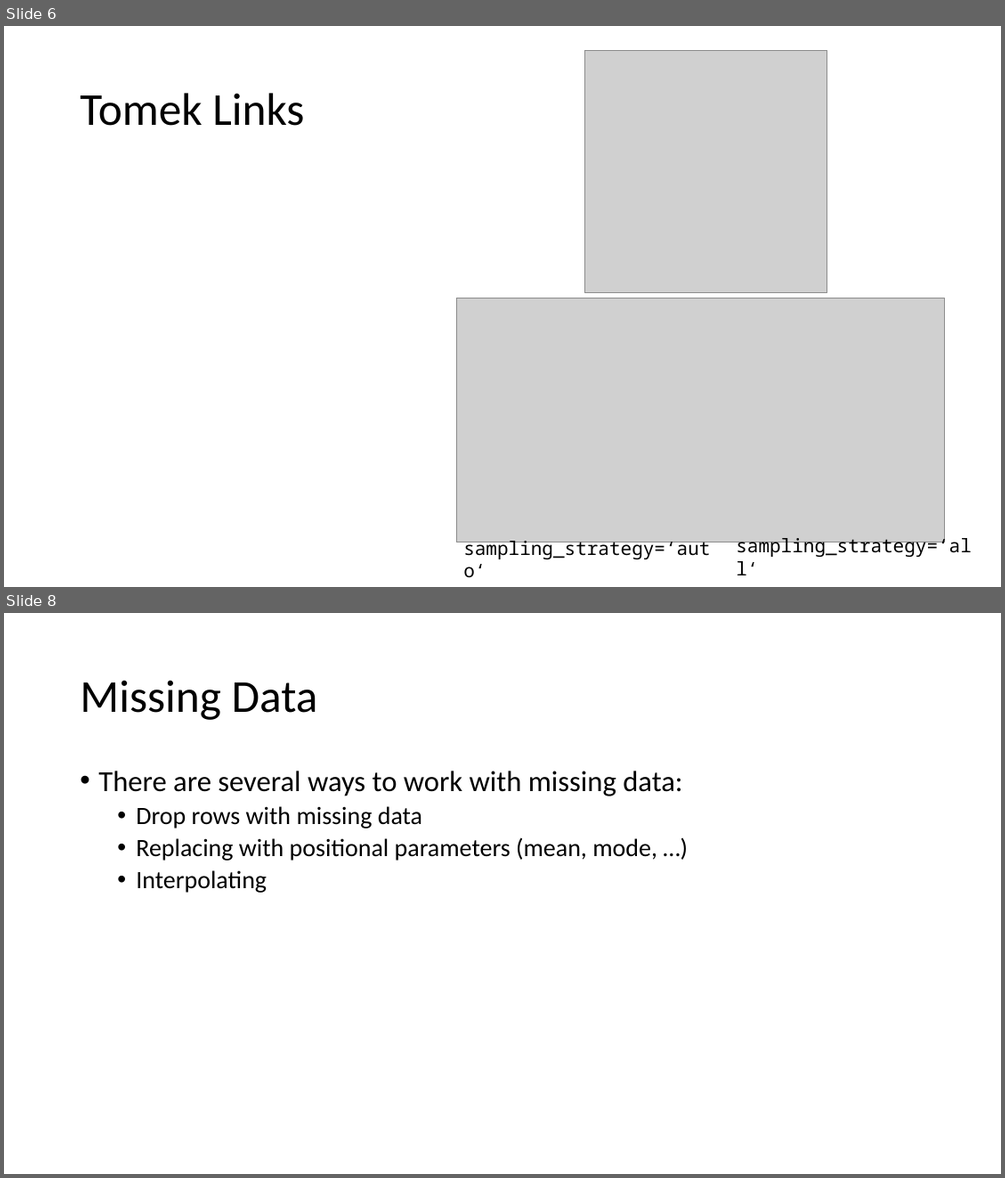
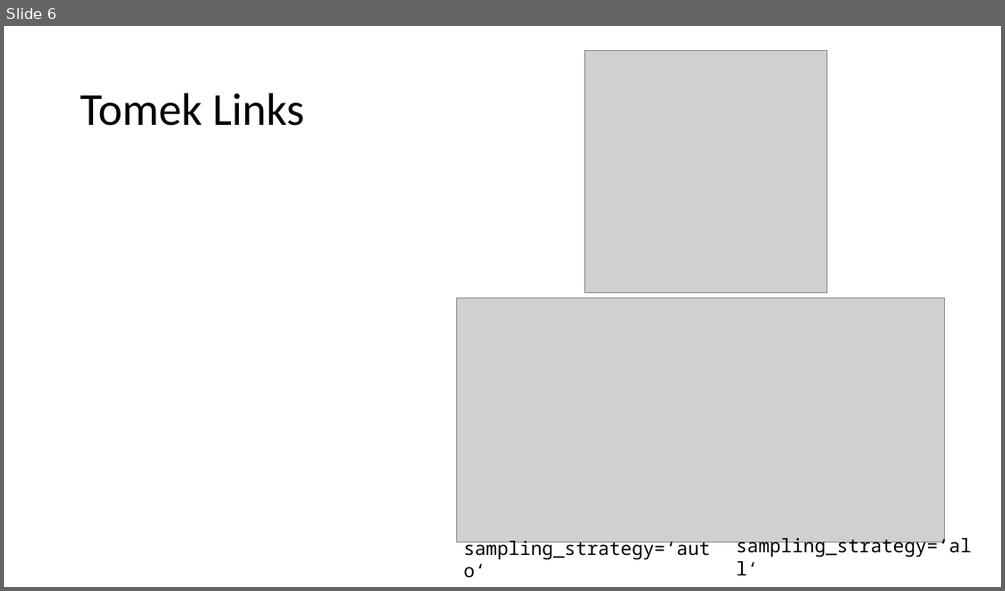
Before and after one commit to Nokix/powerpoints, a slide deck: More Machine Learning with Python.pptx. Shown one above the other, each under a label of ours: slides 6 and 8 before the commit, slide 6 after it; the slides between them are not shown. The pictures are 1005x1178 and 1005x591 pixels, drawn with LibreOffice and Linux fonts; fonts in the diff are those of the drawing; grey boxes stand for pictures. Boxes give left, top, right and bottom in pixels: in the first picture for what was removed or moved away, otherwise in the second. Text is boxed around its words. In the diff, an @@ line names an element or a change of style, - is before the commit and + after.

```diff
--- a/More Machine Learning with Python.pptx
+++ b/More Machine Learning with Python.pptx
@@ slide 8 removed at box(4, 613, 1001, 1174), background #FFFFFF @@
@@ title removed at box(80, 680, 318, 720) @@
-Missing Data
@@ text removed at box(98, 771, 682, 892) @@
-• There are several ways to work with missing data:
-  • Drop rows with missing data
-  • Replacing with positional parameters (mean, mode, …)
-  • Interpolating
```
Also in this commit, not shown: 3 slides changed, 2 slides added, 10 other slides removed, 4 other files.
